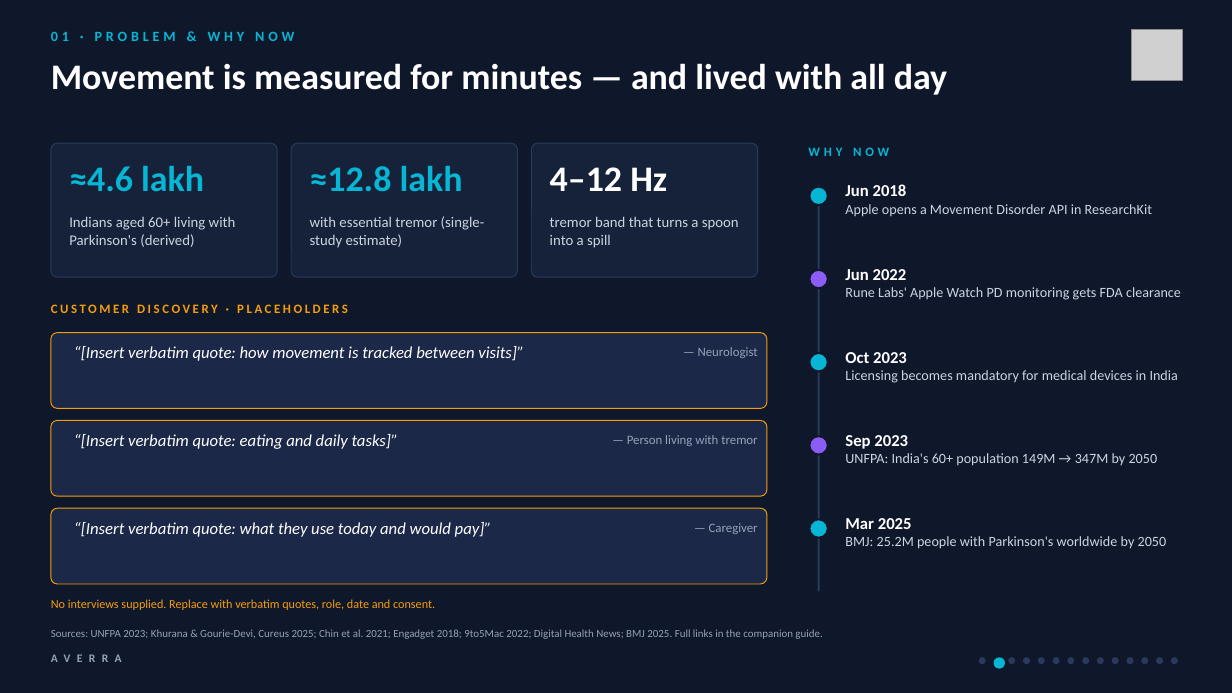
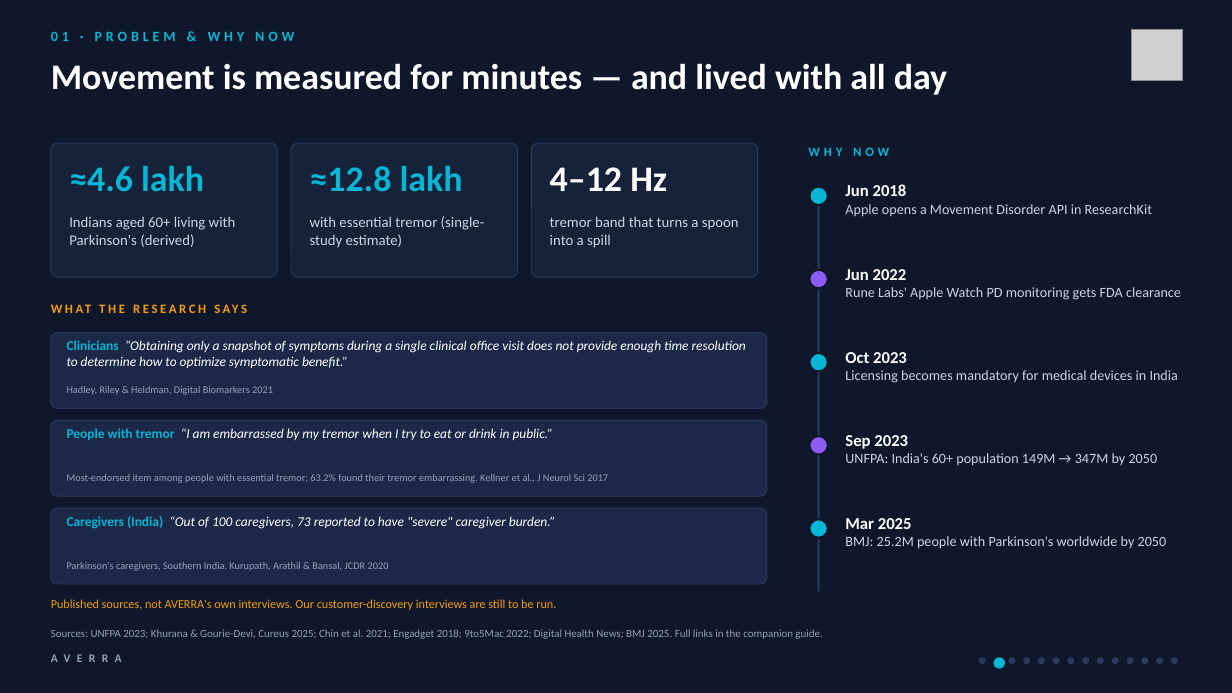
Before and after one commit to sudo-pranshu/AVERRA, a slide deck: slide 2 of deck/AVERRA_Pitch.pptx. Drawn at 1232x693 pixels with LibreOffice and Linux fonts; fonts in the diff are those of the drawing; grey boxes stand for pictures. Boxes give left, top, right and bottom in pixels: in the first picture for what was removed or moved away, otherwise in the second. Text is boxed around its words. In the diff, an @@ line names an element or a change of style, - is before the commit and + after.

```diff
--- a/deck/AVERRA_Pitch.pptx
+++ b/deck/AVERRA_Pitch.pptx
@@ text at [51,304,348,313]: text changed @@
-CUSTOMER DISCOVERY · PLACEHOLDERS
+WHAT THE RESEARCH SAYS
@@ text at [67,340,746,368]: text changed; size 13 to 10.5 pt @@
-“[Insert verbatim quote: how movement is tracked between visits]”
+Clinicians “Obtaining only a snapshot of symptoms during a single clinical office visit does not provide enough time resolution to determine how to optimize symptomatic benefit.”
@@ text removed at [698,347,758,358] @@
-— Neurologist
@@ text added at [67,386,273,395], 8 pt, text #94A3B8 @@
+Hadley, Riley & Heldman, Digital Biomarkers 2021
@@ text at [67,428,553,440]: text changed; size 13 to 10.5 pt @@
-“[Insert verbatim quote: eating and daily tasks]”
+People with tremor “I am embarrassed by my tremor when I try to eat or drink in public.”
@@ text at [67,474,608,483]: text changed; size 10 to 8 pt @@
-— Person living with tremor
+Most-endorsed item among people with essential tremor; 63.2% found their tremor embarrassing. Kellner et al., J Neurol Sci 2017
@@ outline #F59E0B 0.75 pt to #2B3A5C 0.75 pt in 3 elements at [51,333,767,409], [51,421,767,496], [51,508,767,584] @@
@@ text at [67,516,556,529]: text changed; size 13 to 10.5 pt @@
-“[Insert verbatim quote: what they use today and would pay]”
+Caregivers (India) “Out of 100 caregivers, 73 reported to have "severe" caregiver burden.”
@@ text removed at [709,523,758,534] @@
-— Caregiver
@@ text added at [67,562,389,571], 8 pt, text #94A3B8 @@
+Parkinson's caregivers, Southern India. Kurupath, Arathil & Bansal, JCDR 2020
@@ text at [51,599,556,610]: text changed @@
-No interviews supplied. Replace with verbatim quotes, role, date and consent.
+Published sources, not AVERRA's own interviews. Our customer-discovery interviews are still to be run.
```
Also in this commit, not shown: 7 other files.
